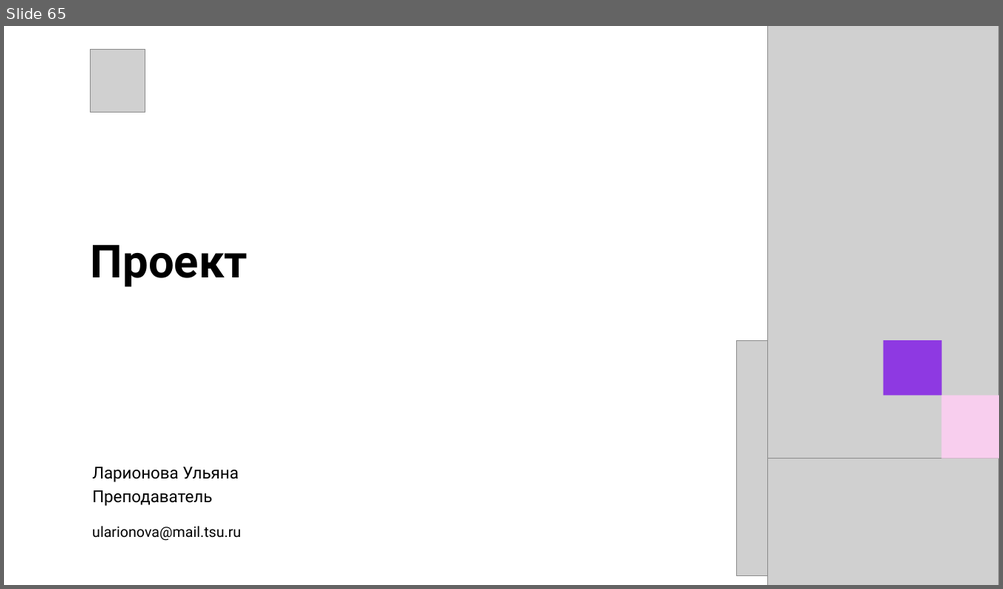
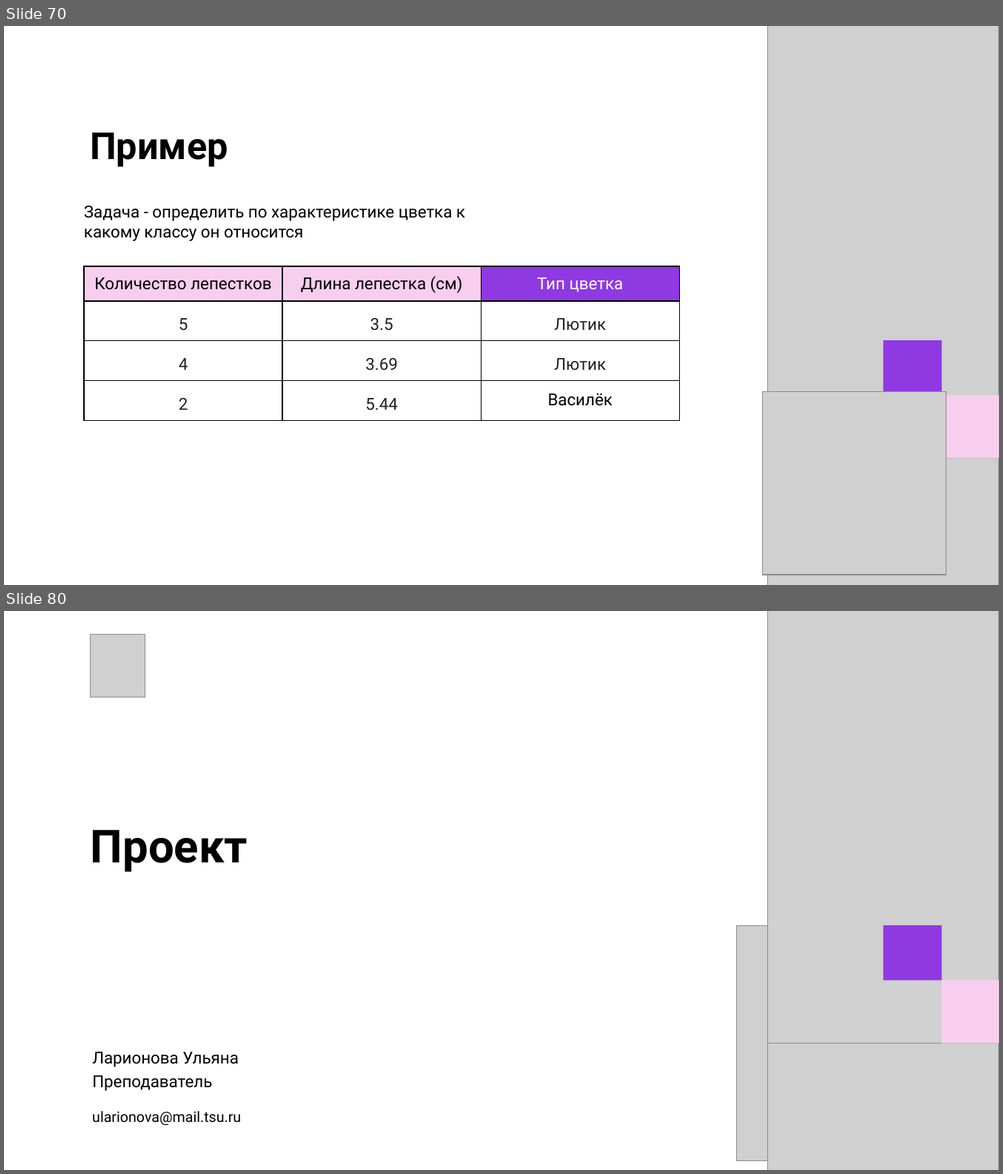
Before and after one commit to Ulatel/course_tsu_2026, a slide deck: Модуль 1. Введение в ML/1_Лекция.pptx. Shown one above the other, each under a label of ours: slide 65 before the commit, slides 70 and 80 after it; the slides between them are not shown. The pictures are 1003x589 and 1003x1174 pixels, drawn with LibreOffice and Linux fonts; fonts in the diff are those of the drawing; grey boxes stand for pictures. Boxes give left, top, right and bottom in pixels: in the first picture for what was removed or moved away, otherwise in the second. Text is boxed around its words. In the diff, an @@ line names an element or a change of style, - is before the commit and + after.

```diff
--- a/Модуль 1. Введение в ML/1_Лекция.pptx
+++ b/Модуль 1. Введение в ML/1_Лекция.pptx
@@ slide 70 added at bbox=[4, 26, 999, 585], background #FFFFFF @@
@@ text added at bbox=[90, 133, 227, 167], 36 pt, text #000000, bold @@
+Пример
@@ text added at bbox=[84, 206, 465, 241], 16 pt, text #000000 @@
+Задача - определить по характеристике цветка к какому классу он относится
@@ table added at bbox=[84, 266, 679, 414], 4 rows, 3 columns @@
+Количество лепестков | Длина лепестка (см) | Тип цветка
+5 | 3.5 | Лютик
+4 | 3.69 | Лютик
+2 | 5.44 | Василёк
@@ picture added at bbox=[762, 392, 946, 575] @@
@@ group added at bbox=[767, 26, 999, 585]: 2 pictures, 2 rectangles @@
@@ what was slide 65 is now slide 80 @@
```
Also in this commit, not shown: 2 slides changed, 14 other slides added.
